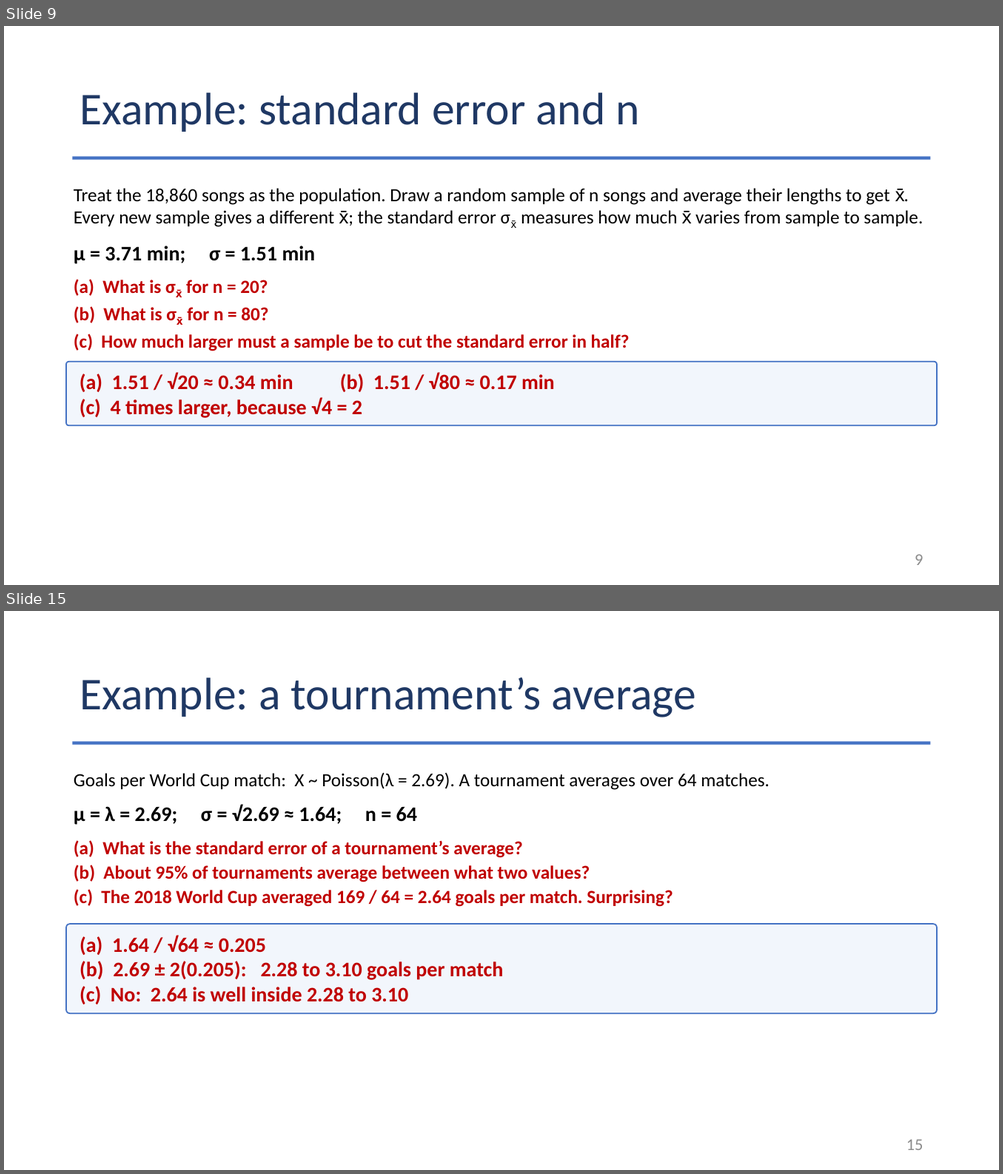
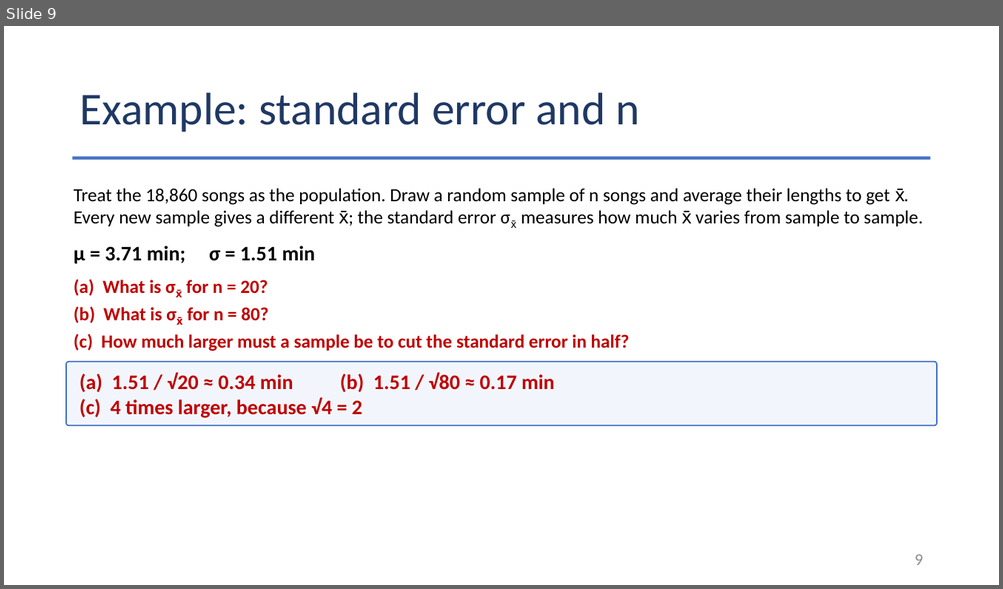
Before and after one commit to Jarred6068/UI_STAT251-03_Spring_2024, a slide deck: docs/lecture_slides/Week 8/2026/Week8_Lecture18_Slides_10_12_2026.pptx. Shown one above the other, each under a label of ours: slides 9 and 15 before the commit, slide 9 after it; the slides between them are not shown. The pictures are 1003x1174 and 1003x589 pixels, drawn with LibreOffice and Linux fonts; fonts in the diff are those of the drawing. Boxes give left, top, right and bottom in pixels: in the first picture for what was removed or moved away, otherwise in the second. Text is boxed around its words. In the diff, an @@ line names an element or a change of style, - is before the commit and + after.

```diff
--- a/docs/lecture_slides/Week 8/2026/Week8_Lecture18_Slides_10_12_2026.pptx
+++ b/docs/lecture_slides/Week 8/2026/Week8_Lecture18_Slides_10_12_2026.pptx
@@ slide 15 removed at <box>4,611,999,1170</box>, background #FFFFFF @@
@@ title removed at <box>79,678,696,718</box> @@
-Example: a tournament’s average
@@ rectangle removed at <box>73,741,930,744</box> @@
@@ text removed at <box>74,772,769,790</box> @@
-Goals per World Cup match: X ~ Poisson(λ = 2.69). A tournament averages over 64 matches.
@@ text removed at <box>74,804,417,825</box> @@
-μ = λ = 2.69; σ = √2.69 ≈ 1.64; n = 64
@@ text removed at <box>74,840,672,907</box> @@
-(a) What is the standard error of a tournament’s average?
-(b) About 95% of tournaments average between what two values?
-(c) The 2018 World Cup averaged 169 / 64 = 2.64 goals per match. Surprising?
@@ rounded rectangle removed at <box>66,924,936,1014</box> @@
-(a) 1.64 / √64 ≈ 0.205
-(b) 2.69 ± 2(0.205): 2.28 to 3.10 goals per match
-(c) No: 2.64 is well inside 2.28 to 3.10
@@ page number removed at <box>906,1139,923,1150</box> @@
-15
```
Also in this commit, not shown: 1 slide changed, 9 other slides removed, 22 other files.
